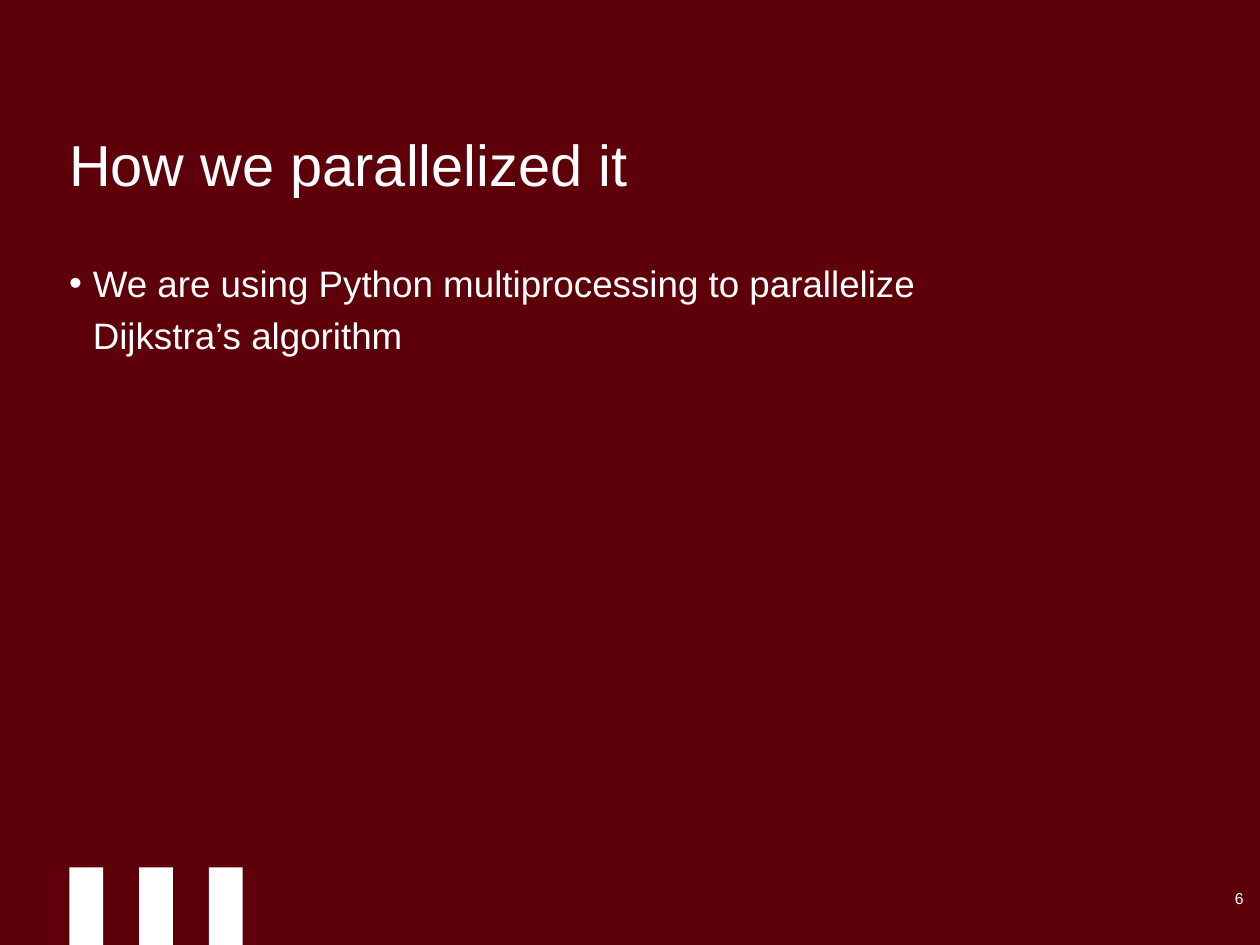
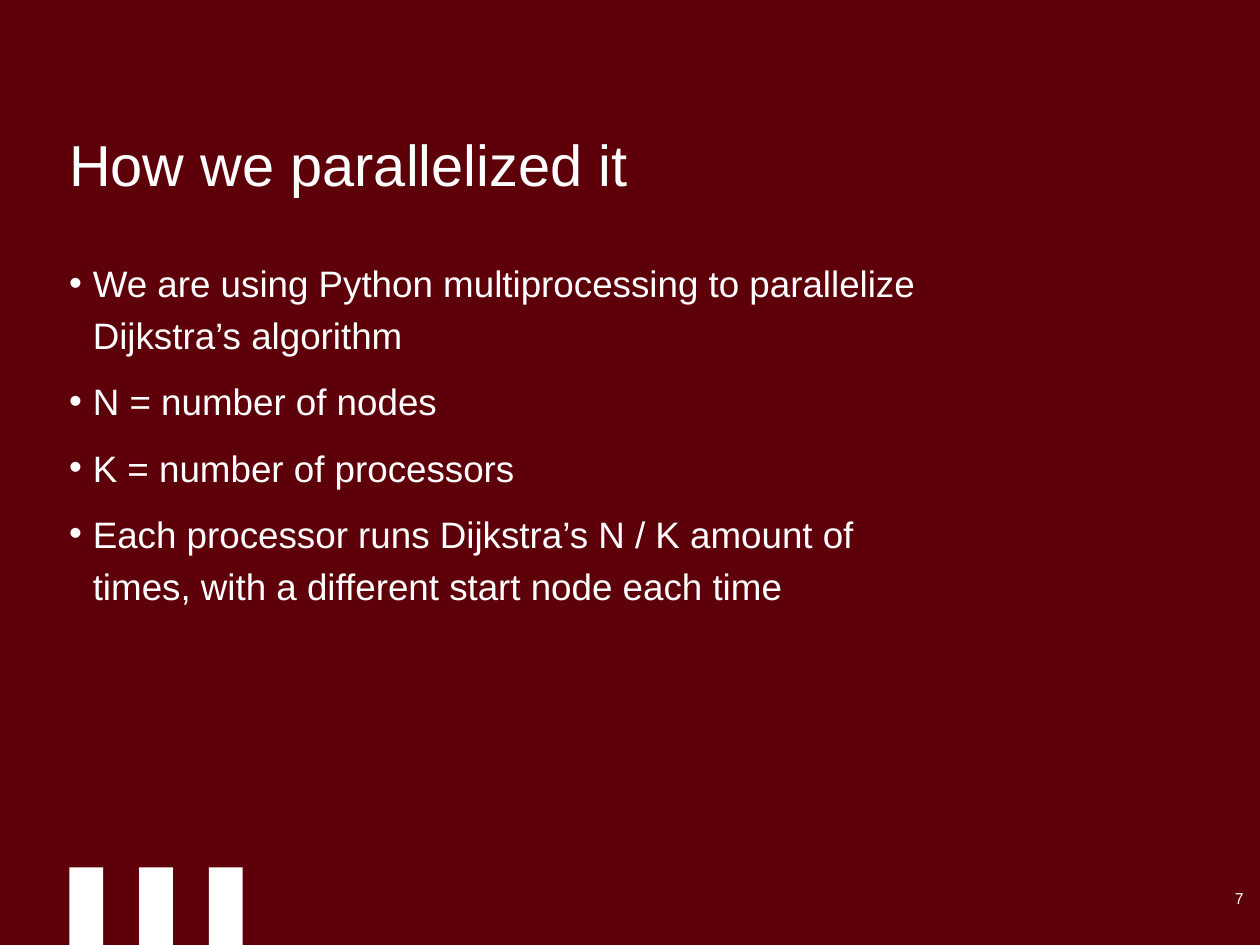
Before and after one commit to MarkRMahan/CSC-338-Group-Project, a slide deck: slide 7 of Parallelizing Dijkstras Algorithm.pptx (slide 6 before the commit). Drawn at 1260x945 pixels with LibreOffice and Linux fonts; fonts in the diff are those of the drawing; background and template pictures are left out. Boxes give left, top, right and bottom in pixels: in the first picture for what was removed or moved away, otherwise in the second. Text is boxed around its words. In the diff, an @@ line names an element or a change of style, - is before the commit and + after.

```diff
--- a/Parallelizing Dijkstras Algorithm.pptx
+++ b/Parallelizing Dijkstras Algorithm.pptx
@@ text at box(93, 388, 854, 605): paragraphs added @@
+• N = number of nodes
+• K = number of processors
+• Each processor runs Dijkstra’s N / K amount of times, with a different start node each time
@@ page number at box(1235, 893, 1244, 904): text changed @@
-6
+7
```
Also in this commit, not shown: 5 other slides changed, 1 slide added.
